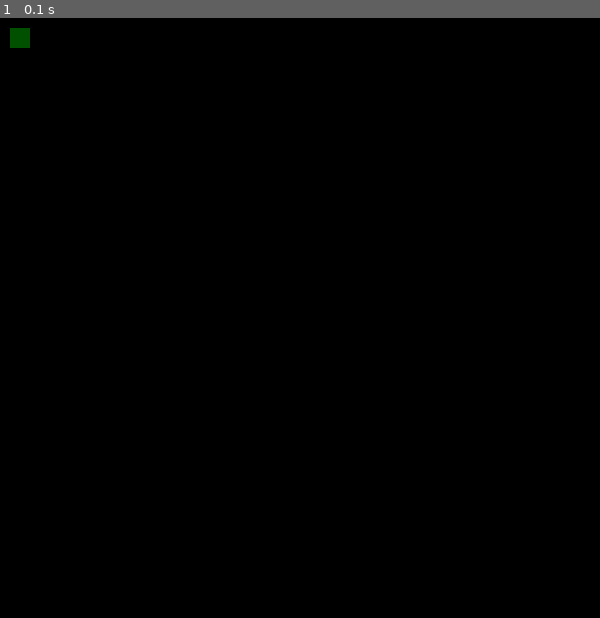
Above: before the commit, frame 1.
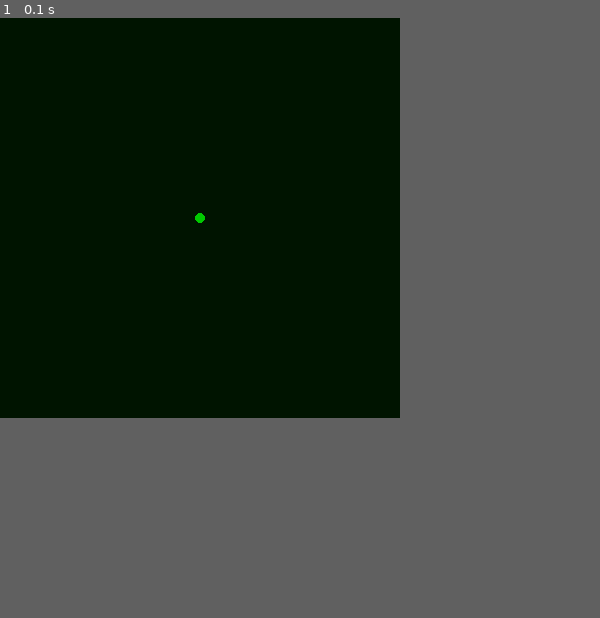
Above: after the commit, the same moment.

Repository: seven320/lifegame
Game: pygame game, started from screen.py
The game is run twice, just before and just after one commit, with the same random seed, the same clock (stepped at 60 frames per second) and the same inputs.
Inputs:
- Up to frame 1 (0.1 s): no input
The window is 600x600 before the commit and 400x400 after it. Grey fills any space a smaller window leaves; there, only what the larger window draws over its background counts as a difference.

The runs differ from the first frame. In frame 1, 0.1% of the frame differs, in the area x 1-35%, y 1-35%.

Commit message:
一応完成

Diff:
--- a/screen.py
+++ b/screen.py
@@ -2,19 +2,69 @@
 from pygame.locals import *
 import numpy as np
 import sys
+#
+# X=600
+# Y=600
+# cell_size=15
+# pygame.init()
+# screen=pygame.display.set_mode((X,Y))
+# pygame.display.set_caption("LIFE GAME")
+# while(1):
+#     screen.fill((0,0,0))
+#     A=np.zeros((int(X/cell_size),int(Y/cell_size)))
+#     pygame.draw.rect(screen,(0,80,0),Rect(10,10,20,20))
+#     pygame.display.update()
+#     for event in pygame.event.get():
+#         if event.type == QUIT:                              # 閉じるボタンが押されたら終了
+#             pygame.quit()                                   # Pygameの終了(画面閉じられる)
+#             sys.exit()
 
-X=600
-Y=600
-cell_size=15
-pygame.init()
-screen=pygame.display.set_mode((X,Y))
-pygame.display.set_caption("LIFE GAME")
-while(1):
-    screen.fill((0,0,0))
-    A=np.zeros((int(X/cell_size),int(Y/cell_size)))
-    pygame.draw.rect(screen,(0,80,0),Rect(10,10,20,20))
-    pygame.display.update()
-    for event in pygame.event.get():
-        if event.type == QUIT:                              # 閉じるボタンが押されたら終了
-            pygame.quit()                                   # Pygameの終了(画面閉じられる)
-            sys.exit()
+def main():
+    (w,h) = (400,400)   # 画面サイズ
+    (x,y) = (w/2, h/2)
+    pygame.init()       # pygame初期化
+    pygame.display.set_mode((w, h), 0, 32)  # 画面設定
+    screen = pygame.display.get_surface()
+
+    while (1):
+        pygame.display.update()     # 画面更新
+        pygame.time.wait(30)        # 更新時間間隔
+        screen.fill((0, 20, 0, 0))  # 画面の背景色
+        # 円の中心座標が画面の範囲外にある場合
+        if x < 0:
+            x = 0
+        if x > w:
+            x = w
+        if y < 0:
+            y = 0
+        if y > h:
+            y = h
+        # 円を描画
+        pygame.draw.circle(screen, (0, 200, 0), (int(x), int(y)), 5)
+        # イベント処理
+        for event in pygame.event.get():
+            # 画面の閉じるボタンを押したとき
+            if event.type == QUIT:
+                pygame.quit()
+                sys.exit()
+            # キーを押したとき
+            if event.type == KEYDOWN:
+                # ESCキーなら終了
+                if event.key == K_ESCAPE:
+                    pygame.quit()
+                    sys.exit()
+                # 矢印キーなら円の中心座標を矢印の方向に移動
+                if event.key == K_LEFT:
+                    x -= 1
+                if event.key == K_RIGHT:
+                    x += 1
+                if event.key == K_UP:
+                    y -= 1
+                if event.key == K_DOWN:
+                    y += 1
+                if event.key == K_SPACE:
+                    x -= 1
+
+
+if __name__ == "__main__":
+    main()
--- a/test_pygame.py
+++ b/test_pygame.py
@@ -5,37 +5,6 @@
 import sys,os
 import numpy as np
 import time
-
-# def main_3():
-#     pygame.init()
-#     screen=pygame.display.set_mode((400,300))
-#     pygame.display.set_caption("Test")#title bar
-#
-#     while(1):
-#         screen.fill((0,0,0))
-#         pygame.display.update()
-#         #イベント処理
-#         for event in pygame.event.get():
-#             if event.type==QUIT:
-#                 pygame.quit()
-#                 sys.exit()
-#
-# def main_2():
-#     pygame.init()
-#     screen=pygame.display.set_mode((400,300))
-#     pygame.display.set_caption("GAME")
-#
-#     while(1):
-#         screen.fill((0,0,0))
-#         pygame.draw.line(screen,(0,95,0), (100,0), (100,300), 1)
-#         pygame.draw.rect(screen,(0,80,0),Rect(10,10,80,50),5)
-#         pygame.draw.rect(screen,(0,80,0),Rect(20,20,30,40))
-#         pygame.display.update()
-#         #イベント処理
-#         for event in pygame.event.get():
-#             if event.type==QUIT:
-#                 pygame.quit()
-#                 sys.exit()
 
 def cell_update(x,y,a):
     count=0
@@ -66,8 +35,6 @@
                         count+=1
                 elif a[x+i][y+j]==1:
                     count+=1
-                    # print("該当カウント: x:{0} y:{1} i:{2} j:{3} count:{4}".format(x,y,i,j,count))
-    # print("x:{0},y:{1},count:{2}".format(x,y,count))
     if a[x][y]==0 and count==3:#誕生
         status=1
         # print("誕生{0}_{1}".format(x,y))
@@ -110,24 +77,41 @@
         print("error:入力が奇数個です。")
     return A
 
-
 def main():
+    state=False
     X=600
     Y=600
-    cell_size=10
+    cell_size=8
     pygame.init()
     screen=pygame.display.set_mode((X,Y))
     pygame.display.set_caption("LIFE GAME")
     A=np.zeros((int(X/cell_size),int(Y/cell_size)))
-    # printlife(A)
-    # b=status__update(A)
-    # printlife(b)
+
+    #life_game　図鑑　wikipedia参照　https://ja.wikipedia.org/wiki/%E3%83%A9%E3%82%A4%E3%83%95%E3%82%B2%E3%83%BC%E3%83%A0
     #グライダー銃
     life=[1,25,2,23,2,25,3,13,3,14,3,21,3,22,3,35,3,36,4,12,4,16,4,21,4,22,4,35,4,36,5,1,5,2,5,11,5,17,5,21,5,22,6,1,6,2,6,11
     ,6,15,6,17,6,18,6,23,6,25,7,11,7,17,7,25,8,12,8,16,9,13,9,14]
-    # life=[0,0,1,1,1,0,0,1]
+    #どんぐり
+    life_2=[41,42,42,44,43,41,43,42,43,45,43,46,43,47]
+    #ダイハード
+    life_3=[22,28,23,22,23,23,24,23,24,27,24,28,24,29]
+    #horizontal_line
+    life_4=[]
+    for i in range(Y//cell_size):
+        life_4.append((X//cell_size)//2)
+        life_4.append(i)
+    #vertical_line
+    life_5=[]
+    for i in range(X//cell_size):
+        life_5.append(i)
+        life_5.append((X//cell_size)//2)
+    #ブリーダー　直線型
+    # life_6=[2,2,3,2,4,2,5,2,6,2,7,2,8,2,9,2,11,2,12,2,13,2,14,2,15,2,19,2,20,2,21,2,28,2,29,2,30,2,31,2,32,2,33,2,34,2,35,2,37
+    # ,2,38,2,39,2,40,2,41,2]
+
     A=load_life(life,A)
     while(1):
+
         screen.fill((0,0,0))
         #vertical line
         for i in range(int(X/cell_size)):
@@ -135,19 +119,48 @@
         #horizontal line
         for j in range(int(Y/cell_size)):
             pygame.draw.line(screen,(0,95,0),(0,j*cell_size),(X,j*cell_size),1)
-        y,x=np.where(A==1)
-        for k in range(x.size):
-            # print(x[k],y[k])
-            pygame.draw.rect(screen,(0,95,0),(x[k]*cell_size,y[k]*cell_size,cell_size,cell_size))
-            #最初の２変数はx,y座標、後ろの２変数は長方形のサイズ
-        # printlife(A)
-        A=status__update(A)
-        # time.sleep(10)
-        pygame.display.update()
+
+
         for event in pygame.event.get():
+            #カーソル操作時
+            if event.type==MOUSEBUTTONDOWN and event.button==1:
+                x_pix,y_pix=event.pos
+                A[y_pix//cell_size][x_pix//cell_size]=not(A[y_pix//cell_size][x_pix//cell_size])
+            #終了用イベント
             if event.type==QUIT:
                 pygame.quit()
                 sys.exit()
+            #キー入力時
+            if event.type==pygame.KEYDOWN:
+                #終了機能
+                if event.key==K_ESCAPE:
+                    pygame.quit()
+                    sys.exit()
+                if event.key==K_BACKSPACE:
+                    A=np.zeros((int(X/cell_size),int(Y/cell_size)))
+                if event.key==K_1: load_life(life,A)
+                if event.key==K_2: load_life(life_2,A)
+                if event.key==K_3: load_life(life_3,A)
+                if event.key==K_4: load_life(life_4,A)
+                if event.key==K_5: load_life(life_5,A)
+                if event.key==K_6:pass
+                if event.key==K_7:pass
+                if event.key==K_8:pass
+                if event.key==K_9:pass
+                #pause機能
+                if event.key==pygame.K_SPACE: state=not(state)
+        #cell表示
+        x,y=np.where(A==1)
+        for k in range(x.size):
+            # print(x[k],y[k])
+            pygame.draw.rect(screen,(0,95,0),(y[k]*cell_size,x[k]*cell_size,cell_size,cell_size))
+            #最初の２変数はx,y座標、後ろの２変数は長方形のサイズ
+        pygame.display.update()
+        #running
+        if state==0: A=status__update(A)
+        #pause
+        elif state==1:pass
+
 
 if __name__=="__main__":
     main()
